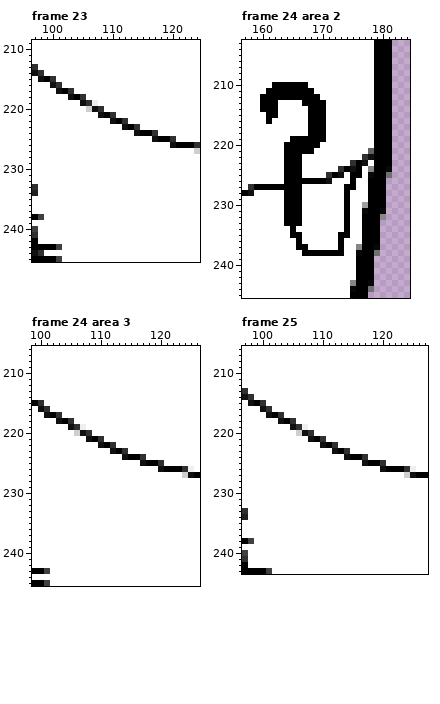
File history of a pixel-art file, done/big_fat_guy_whack_right.aseprite. That is the earlier state.
330x322 pixels, 32 frames. Colours within 5 levels of each other are drawn and written as one. Shown: frame 23: x 97..124, y 209..245; frame 24 area 2: x 157..184, y 203..245; frame 24 area 3: x 99..126, y 206..245; frame 25: x 97..127, y 206..243. The commit also changed other frames or places, which this record leaves out.
Now the later version:
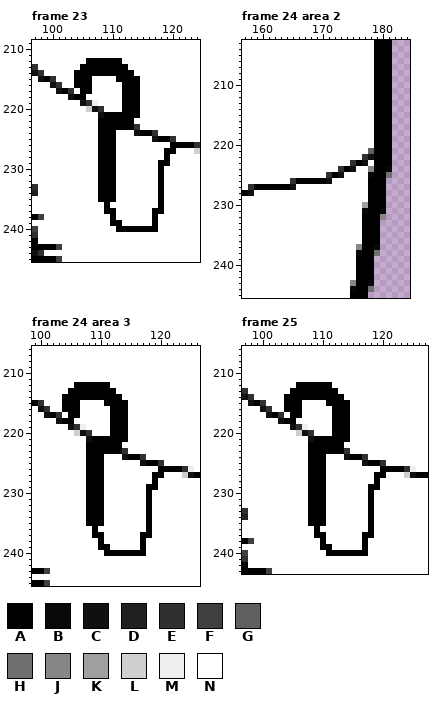
Palette (. is transparent): A #000000  B #080808  C #101010  D #202020  E #303030  F #404040  G #606060  H #707070  J #878787  K #9f9f9f  L #cfcfcf  M #efefef  N #ffffff
Difference:
Changed rows in their new state; - is an unchanged pixel.
Frame 23, layer "hook":
first column x 104:
212 --AAAAAA---------
213 -AAAAAAAA--------
214 AAAAAAAAAA-------
215 AAA----AAAA------
216 AAA-----AAA------
217 -AA-----AAA------
218 -A------AAA------
219 --------AAA------
220 --------AAA------
221 ------AAAAA------
222 ----AAA-AA-------
223 ----AAAAA--------
224 ----AAA----------
225 ----AAA----------
226 ----AAA---------A
227 ----AAA--------AA
228 ----AAA--------A-
229 ----AAA-------AA-
230 ----AAA-------A--
231 ----AAA-------A--
232 ----AAA-------A--
233 ----AAA-------A--
234 ----AAA-------A--
235 ----AAA-------A--
236 -----A--------A--
237 -----AA------AA--
238 ------A------A---
239 ------AA-----A---
240 -------AAAAAAA---
Frame 24 area 2, layer "hook":
first column x 160:
210 --NNNNNN---------
211 -NNNNNNNN--------
212 NNNNNNNNNN-------
213 NNN----NNNN------
214 NNN-----NNN------
215 -NN-----NNN------
216 -N------NNN------
217 --------NNN------
218 --------NNN------
219 -----NNNNNN------
220 ----NNNNNN-------
221 ----NNNNN--------
222 ----NNN----------
223 ----NNN----------
224 ----NNN---------N
225 ----NNN--------NN
226 ----NE---------N-
227 -----CN-------NN-
228 ----NNN-------N--
229 ----NNN-------N--
230 ----NNN-------N--
231 ----NNN-------N--
232 ----NNN-------N--
233 ----NNN-------N--
234 -----N--------N--
235 -----NN------NN--
236 ------N------N---
237 ------NN-----N---
238 -------NNNNNNN---
Frame 24 area 3, layer "hook": the same change as frame 23
Frame 25, layer "hook": the same change as frame 23
